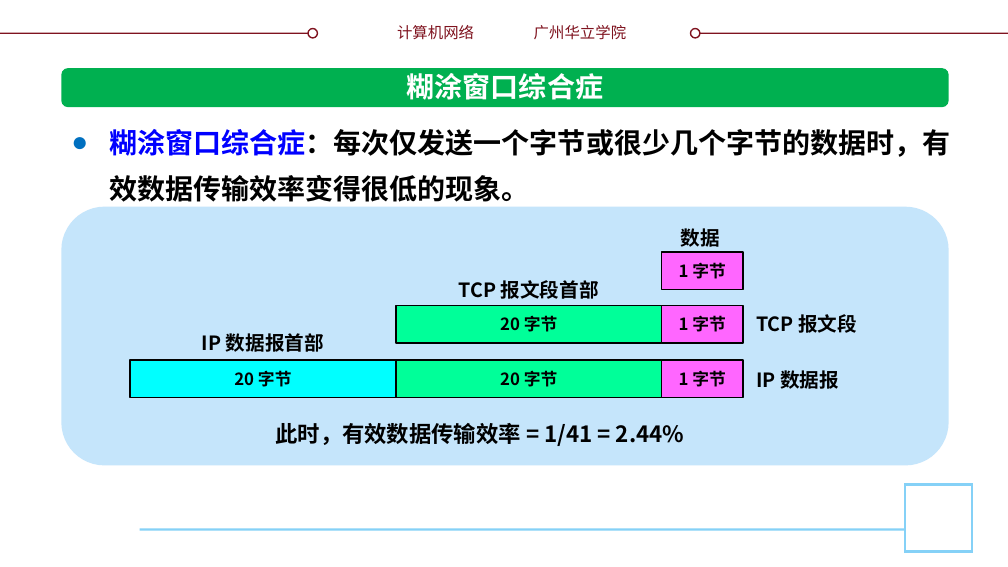
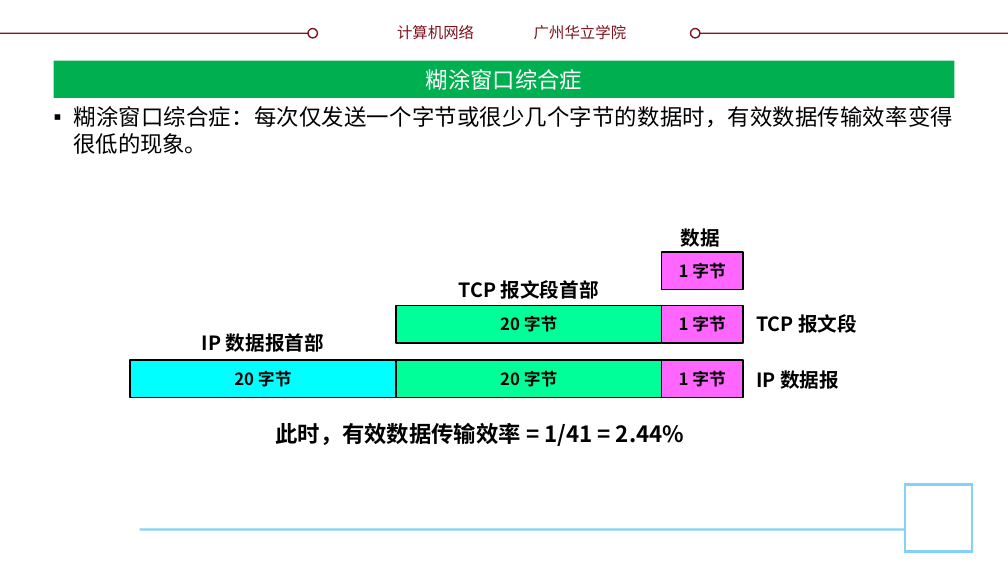
Before and after one commit to glplaman/glplaman.github.io, a slide deck: slide 126 of network/ppt/chap5.pptx. Drawn at 1008x567 pixels with LibreOffice and Linux fonts; fonts in the diff are those of the drawing; background and template pictures are left out. Boxes give left, top, right and bottom in pixels: in the first picture for what was removed or moved away, otherwise in the second. Text is boxed around its words. In the diff, an @@ line names an element or a change of style, - is before the commit and + after.

```diff
--- a/network/ppt/chap5.pptx
+++ b/network/ppt/chap5.pptx
@@ title "糊涂窗口综合症": place and size @@
-title "糊涂窗口综合症" at box(407, 73, 603, 100)
+title "糊涂窗口综合症" at box(53, 60, 955, 98)
@@ title "糊涂窗口综合症" at box(53, 60, 955, 98): size 20 to 16 pt, font Noto Sans CJK SC to Montserrat, bold off; vertical alignment top to middle; fill none to #00B050 @@
@@ rounded rectangle removed at box(61, 69, 949, 108) @@
@@ text "糊涂窗口综合症：每次仅发送一个字节或很少几个字节的数据时，有效数据传输效率变得很低的现象。": place and size @@
-text "糊涂窗口综合症：每次仅发送一个字节或很少几个字节的数据时，有效数据传输效率变得很低的现象。" at box(109, 129, 951, 202)
+text "糊涂窗口综合症：每次仅发送一个字节或很少几个字节的数据时，有效数据传输效率变得很低的现象。" at box(73, 106, 953, 154)
@@ text "糊涂窗口综合症：每次仅发送一个字节或很少几个字节的数据时，有效数据传输效率变得很低的现象。" at box(73, 106, 953, 154): size 20 to 16 pt, font Noto Sans CJK SC to Montserrat, bold off; text colour #0000FF to #000000 in "糊涂窗口综合症：每次仅发送一个字节或很少几个字节的数据时，有效数据传输效率变得很低的现象。"; alignment left to justified; bullet ● to ▪; line spacing 33pt to 1; more space between paragraphs @@
@@ rounded rectangle removed at box(61, 207, 949, 466) @@
```
Also in this commit, not shown: 11 other slides changed, 3 other files.
